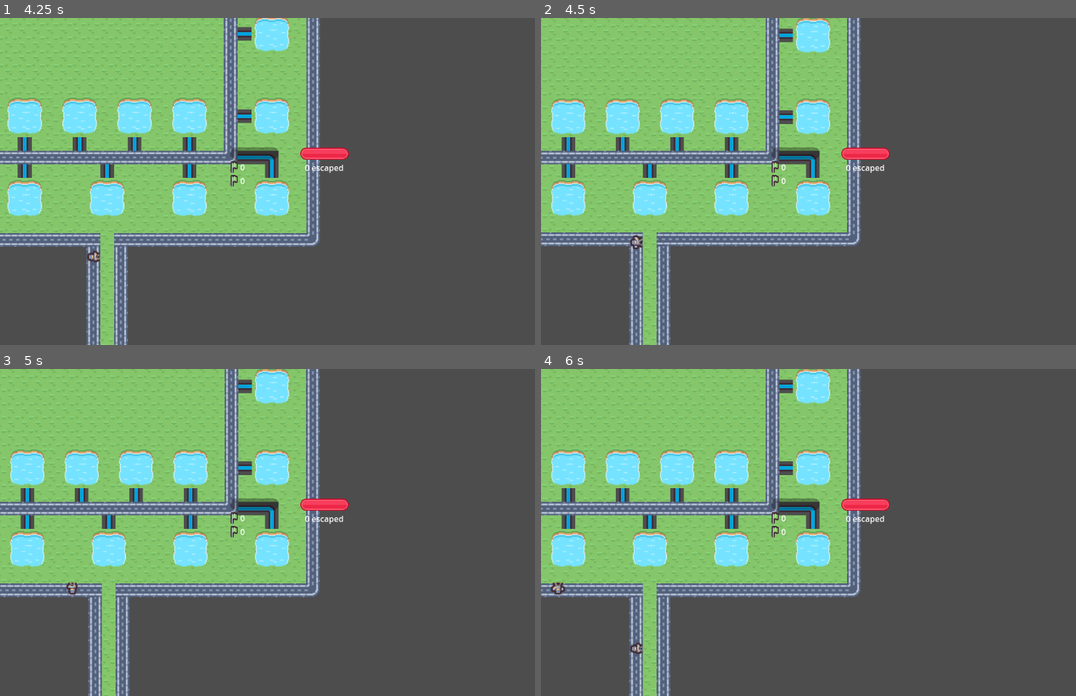
Above: before the commit, frames 1-4 (two rows, left to right).
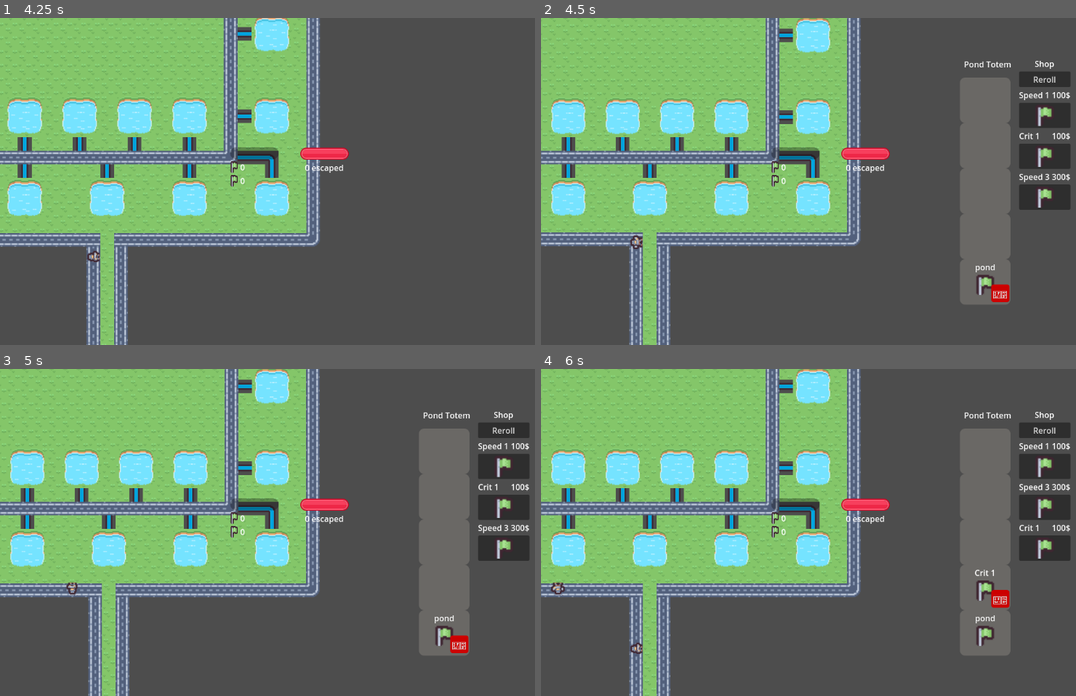
Above: after the commit, the same moments.

Repository: Jelleas/gmtk-2025
Game: Godot game, scene res://main_level.tscn
The game is run twice, just before and just after one commit, with the same random seed, the same clock (stepped at 60 frames per second) and the same inputs.
Inputs (mouse positions are in pixels of both pictures, inside the frame that each line leads up to):
- Up to frame 1 (4.25 s): tap Enter at 0.5 s; move the mouse to (417, 165) at 0.52 s; hold Down (camera_move_down) 0.53-1.28 s; click (417, 165) at 0.67 s; move the mouse to (176, 197) at 1.27 s; tap Left (camera_move_left) at 1.35 s; click (176, 197) at 1.42 s; move the mouse to (347, 109) at 2.02 s; hold Right (camera_move_right) 2.03-2.78 s; click (347, 109) at 2.17 s; move the mouse to (262, 246) at 2.77 s; tap Up (camera_move_up) at 2.85 s; click (262, 246) at 2.92 s; move the mouse to (465, 230) at 3.52 s; hold [ (camera_zoom_in) from 3.53 s (still down); click (465, 230) at 3.67 s
- Up to frame 2 (4.5 s): move the mouse to (658, 132) at 4.27 s; release [ (camera_zoom_in) at 4.28 s; tap ] (camera_zoom_out) at 4.35 s; click (658, 132) at 4.42 s
- Up to frame 3 (5 s): no input
- Up to frame 4 (6 s): click (1043, 431) at 5 s, where only the run after the commit has a clickable "Reroll"; click (1043, 467) at 5.77 s

Frame 1 is identical in both runs. In frame 2, 9.3% of the frame differs, in the area x 78-99%, y 13-88%; in frame 3, 9.3%; in frame 4, 9.3%.

Commit message:
click entire plot

Diff:
--- a/main_level.tscn
+++ b/main_level.tscn
@@ -8,7 +8,7 @@
 [ext_resource type="PackedScene" uid="uid://ig8ajdvhhbd3" path="res://resource.tscn" id="4_xqiim"]
 [ext_resource type="Script" uid="uid://ckoluvmpkkf00" path="res://monster_path.gd" id="5_6pb3s"]
 [ext_resource type="PackedScene" uid="uid://clt7pafdvryia" path="res://monster.tscn" id="6_e3ldi"]
-[ext_resource type="Texture2D" uid="uid://bepreqkwfug08" path="res://kenney_ui-pack-space-expansion/Vector/Blue/bar_round_gloss_large.svg" id="6_eqmdw"]
+[ext_resource type="Texture2D" uid="uid://bepreqkwfug08" path="res://assets/Vector/Blue/bar_round_gloss_large.svg" id="6_eqmdw"]
 [ext_resource type="Script" uid="uid://n1no8gnftcbf" path="res://monster/monster_config.gd" id="7_386tm"]
 [ext_resource type="Resource" uid="uid://bw0r0pecha804" path="res://monster/blob.tres" id="8_2px6s"]
 [ext_resource type="Script" uid="uid://ddeoiro7qkje2" path="res://ui/resource_tracker/resource_tracker.gd" id="8_do8ha"]
@@ -19,8 +19,8 @@
 [ext_resource type="Texture2D" uid="uid://dfj26ibwe2waf" path="res://tile_0035.png" id="13_xqiim"]
 [ext_resource type="Script" uid="uid://ch56vgnhbb8nu" path="res://ui/resource_tracker/frog_counter.gd" id="14_htena"]
 [ext_resource type="Script" uid="uid://bcit1i2pbruel" path="res://ui/monster_tracker/monster_tracker.gd" id="15_52es0"]
-[ext_resource type="Texture2D" uid="uid://d3byg07av648o" path="res://kenney_ui-pack-space-expansion/Vector/Extra/bar_shadow_round_large.svg" id="15_ah7fh"]
-[ext_resource type="Texture2D" uid="uid://rp25y0uy05fv" path="res://kenney_ui-pack-space-expansion/Vector/Red/bar_round_gloss_large.svg" id="16_x2wht"]
+[ext_resource type="Texture2D" uid="uid://d3byg07av648o" path="res://assets/Vector/bar_shadow_round_large.svg" id="15_ah7fh"]
+[ext_resource type="Texture2D" uid="uid://rp25y0uy05fv" path="res://assets/Vector/Red/bar_round_gloss_large.svg" id="16_x2wht"]
 [ext_resource type="Script" uid="uid://cixtlw5yw2iu" path="res://ui/monster_tracker/health_bar.gd" id="17_x2wht"]
 [ext_resource type="Script" uid="uid://bx8mgqkfs0pv3" path="res://ui/monster_tracker/monster_counter.gd" id="19_08fmi"]
 [ext_resource type="Script" uid="uid://bvhc545o6qhs" path="res://ui/shop/shop.gd" id="19_8m212"]
--- a/ui/totem_interface.gd
+++ b/ui/totem_interface.gd
@@ -50,11 +50,25 @@
 #func enable_plot(totem_index: int):
 	#plots[totem_index][2].show()
 
+var adjacent_offsets: Array[Vector2i] = [
+	Vector2i(0, 0),
+	Vector2i(-1, -1),
+	Vector2i(0, -1),
+	Vector2i(1, -1),
+	Vector2i(-1, 0),
+	Vector2i(1, 0),
+	Vector2i(-1, 1),
+	Vector2i(0,  1),
+	Vector2i(1,  1),
+]
+
 func _on_tile_clicked(cell_coords: Vector2i, tile_id: int) -> void:
 	for i in range(0, plots.size()):
-		if cell_coords == plots[i][1]:
-			print(cell_coords, plots[i][1], i)
-			totem_pressed(i)
+		var plot_coords: Vector2i = plots[i][1]
+		for offset in adjacent_offsets:
+			if cell_coords + offset == plot_coords:
+				totem_pressed(i)
+				break
 
 func _ready() -> void:
 	tile_map.tile_clicked.connect(_on_tile_clicked)
